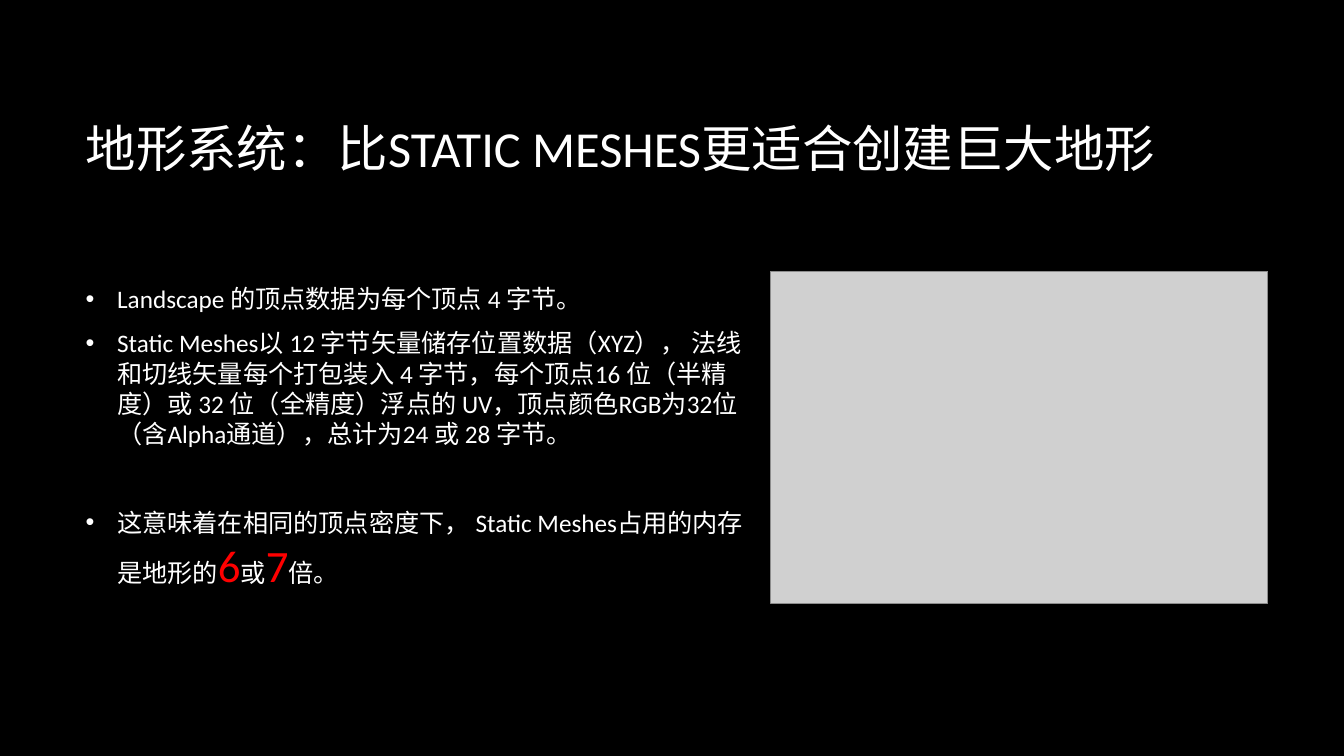
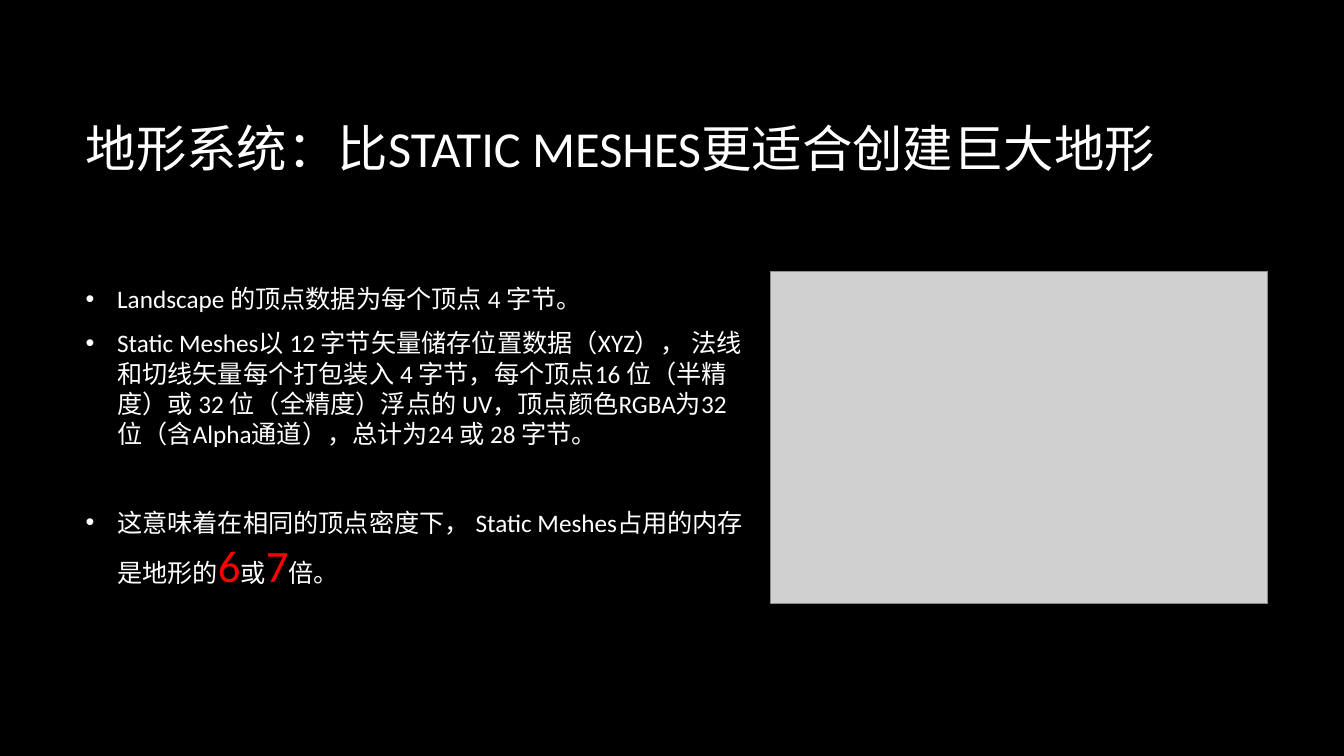
Before and after one commit to BattalionCommander/UE4_C-_Notes, a slide deck: slide 8 of Unreal engine 4.pptx. Drawn at 1344x756 pixels with LibreOffice and Linux fonts; fonts in the diff are those of the drawing; grey boxes stand for pictures; background and template pictures are left out. Boxes give left, top, right and bottom in pixels: in the first picture for what was removed or moved away, otherwise in the second. Text is boxed around its words. In the diff, an @@ line names an element or a change of style, - is before the commit and + after.

```diff
--- a/Unreal engine 4.pptx
+++ b/Unreal engine 4.pptx
@@ text at bbox=[117, 330, 741, 447]: text changed @@
-• Static Meshes以 12 字节矢量储存位置数据（XYZ）， 法线和切线矢量每个打包装入 4 字节，每个顶点16 位（半精度）或 32 位（全精度）浮点的 UV，顶点颜色RGB为32位（含Alpha通道），总计为24 或 28 字节。
+• Static Meshes以 12 字节矢量储存位置数据（XYZ）， 法线和切线矢量每个打包装入 4 字节，每个顶点16 位（半精度）或 32 位（全精度）浮点的 UV，顶点颜色RGBA为32位（含Alpha通道），总计为24 或 28 字节。
```
Also in this commit, not shown: 1 other slide changed, 1 other file.
